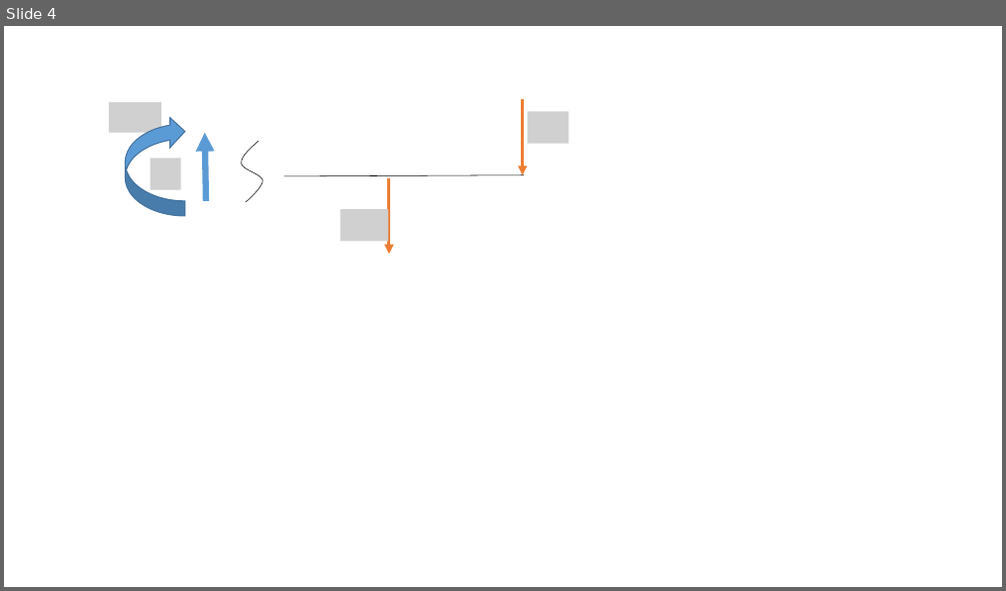
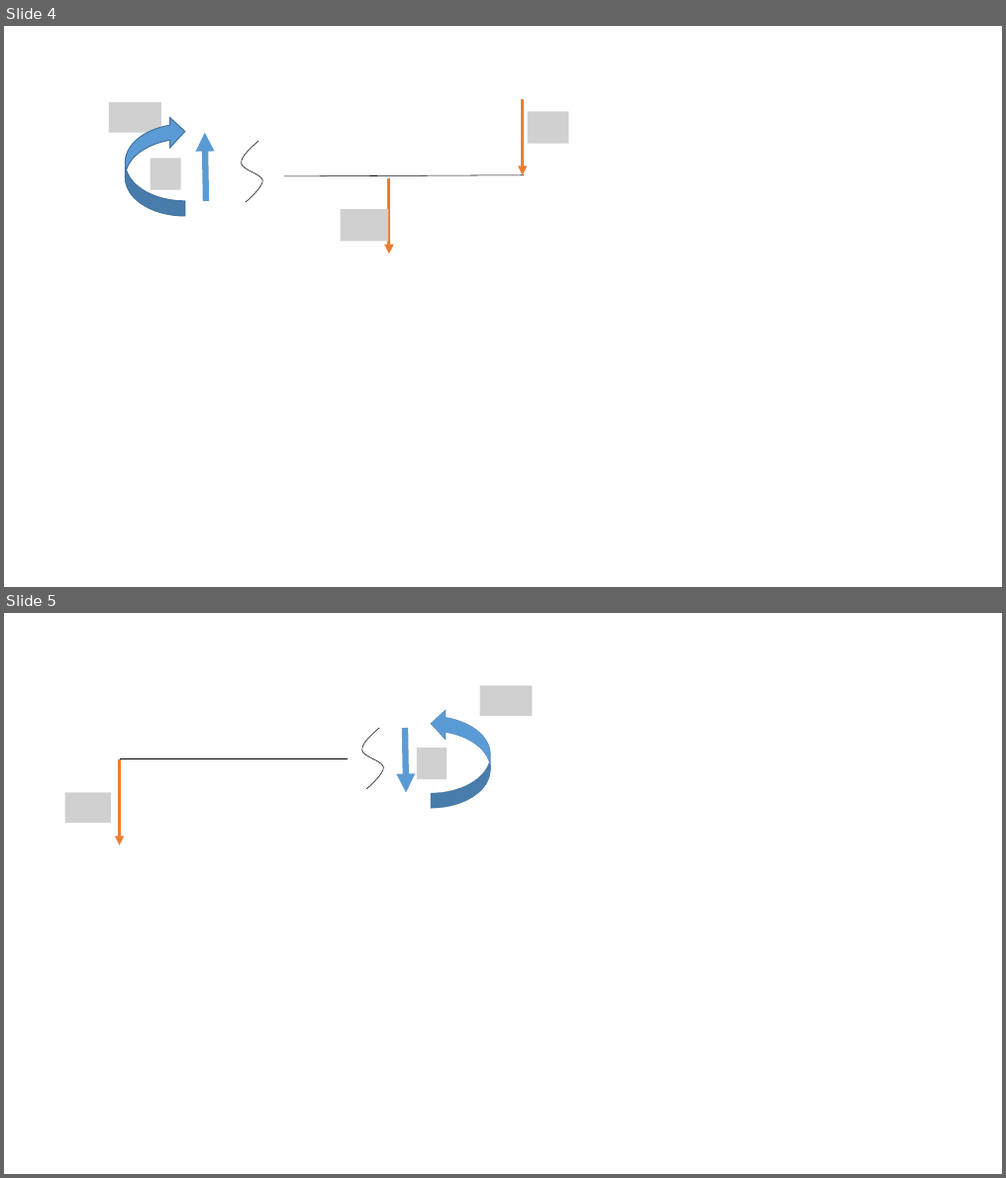
Before and after one commit to MattdewT/KE3, a slide deck: Kräfte.pptx. Shown one above the other, each under a label of ours: slide 4 before the commit, slides 4 and 5 after it. The pictures are 1006x591 and 1006x1178 pixels, drawn with LibreOffice and Linux fonts; fonts in the diff are those of the drawing; grey boxes stand for pictures. Boxes give left, top, right and bottom in pixels: in the first picture for what was removed or moved away, otherwise in the second. Text is boxed around its words. In the diff, an @@ line names an element or a change of style, - is before the commit and + after.

```diff
--- a/Kräfte.pptx
+++ b/Kräfte.pptx
@@ slide 5 added at [4, 613, 1002, 1174], background #FFFFFF @@
@@ picture added at [480, 685, 533, 716] @@
@@ freeform shape added at [362, 728, 384, 789], outline #000000 0.5 pt @@
@@ arrow added from (405, 728) to (406, 792), #5B9BD5 6 pt @@
@@ curved right arrow added at [431, 709, 491, 808], fill #5B9BD5, outline #43739E 0.25 pt @@
@@ line added from (119, 759) to (348, 759), #000000 0.5 pt @@
@@ arrow added from (119, 759) to (119, 846), #ED7D31 3 pt @@
@@ picture added at [417, 748, 447, 780] @@
@@ picture added at [64, 792, 110, 823] @@
```
Also in this commit, not shown: 3 other slides added, 2 other files.
